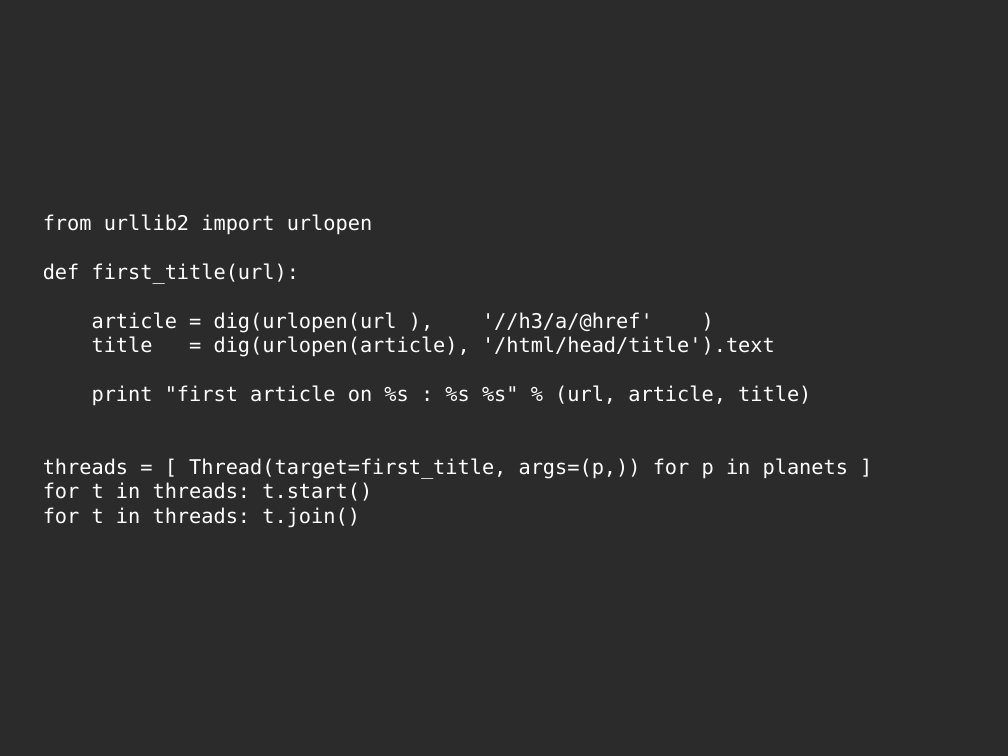
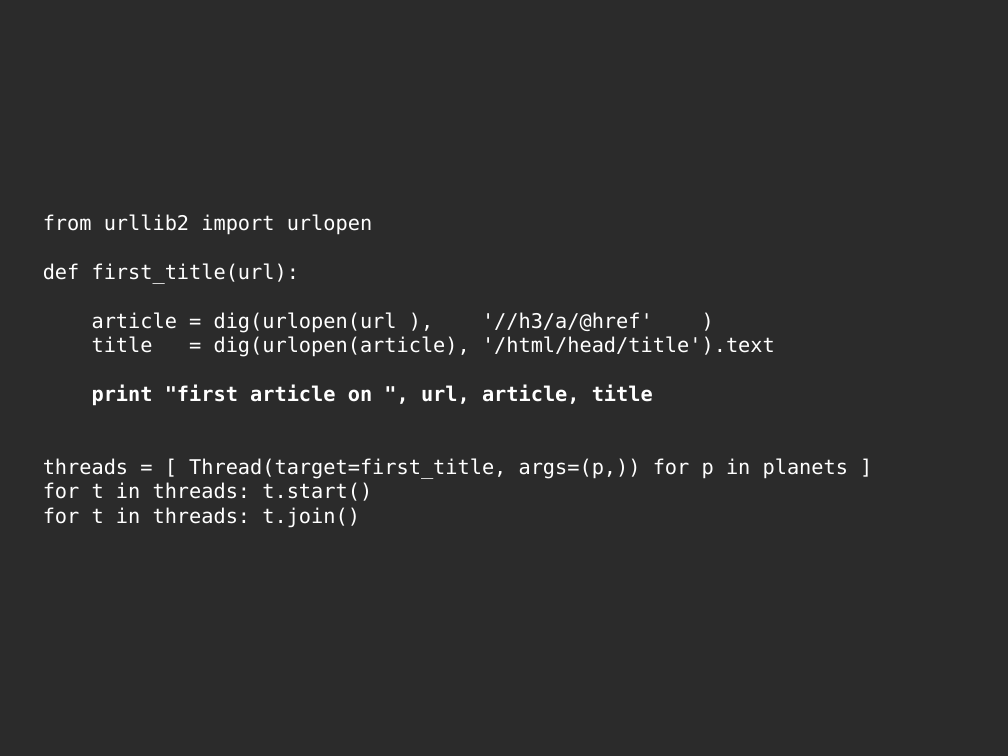
Before and after one commit to jdb/jdb.github.com, a slide deck: slide 12 of imap_idle/pycon-presentation/imap-idle-makingoff.odp. Drawn at 1008x756 pixels with LibreOffice and Linux fonts; fonts in the diff are those of the drawing; background and template pictures are left out; a plain dark background stands for a picture behind light text. Boxes give left, top, right and bottom in pixels: in the first picture for what was removed or moved away, otherwise in the second. Text is boxed around its words. In the diff, an @@ line names an element or a change of style, - is before the commit and + after.

```diff
--- a/imap_idle/pycon-presentation/imap-idle-makingoff.odp
+++ b/imap_idle/pycon-presentation/imap-idle-makingoff.odp
@@ title at (43, 214, 848, 528): text changed @@
-from urllib2 import urlopen
-def first_title(url):
-article = dig(urlopen(url ), '//h3/a/@href' )
-title = dig(urlopen(article), '/html/head/title').text
-print "first article on %s : %s %s" % (url, article, title)
-threads = [ Thread(target=first_title, args=(p,)) for p in planets ]
-for t in threads: t.start()
-for t in threads: t.join()
+from urllib2 import urlopen
+def first_title(url):
+article = dig(urlopen(url ), '//h3/a/@href' )
+title = dig(urlopen(article), '/html/head/title').text
+print "first article on ", url, article, title
+threads = [ Thread(target=first_title, args=(p,)) for p in planets ]
+for t in threads: t.start()
+for t in threads: t.join()
```
Also in this commit, not shown: 9 other slides changed, 13 slides added, 12 slides removed, 4 other files.
